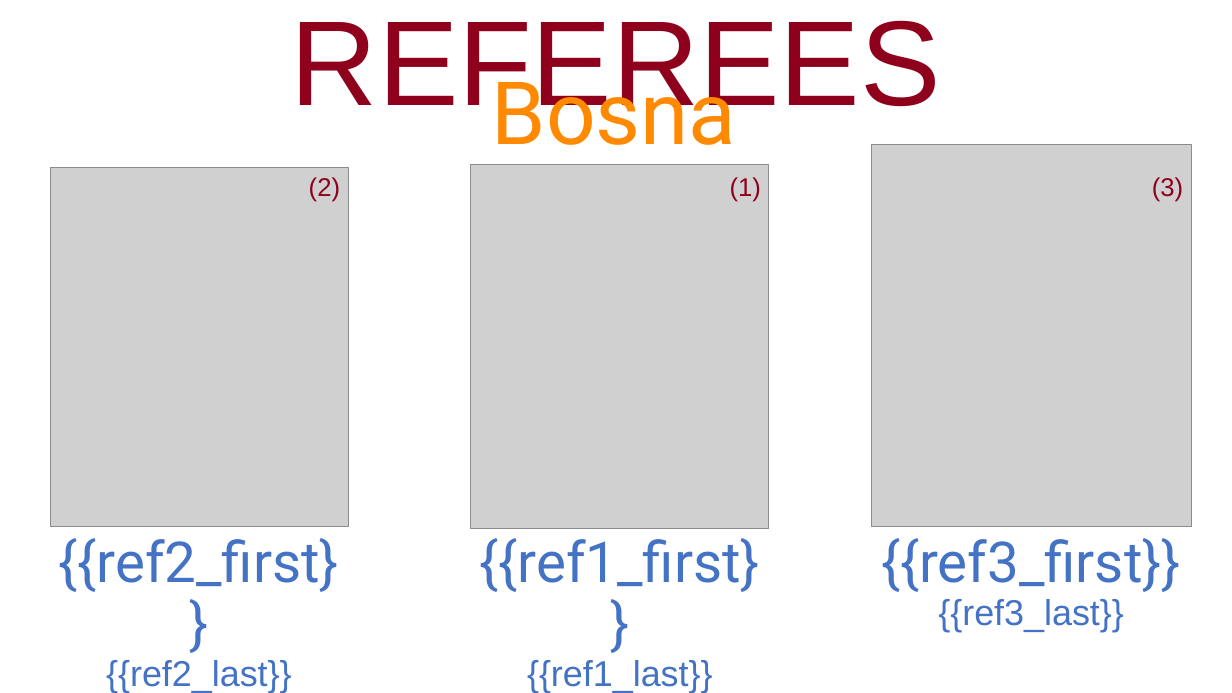
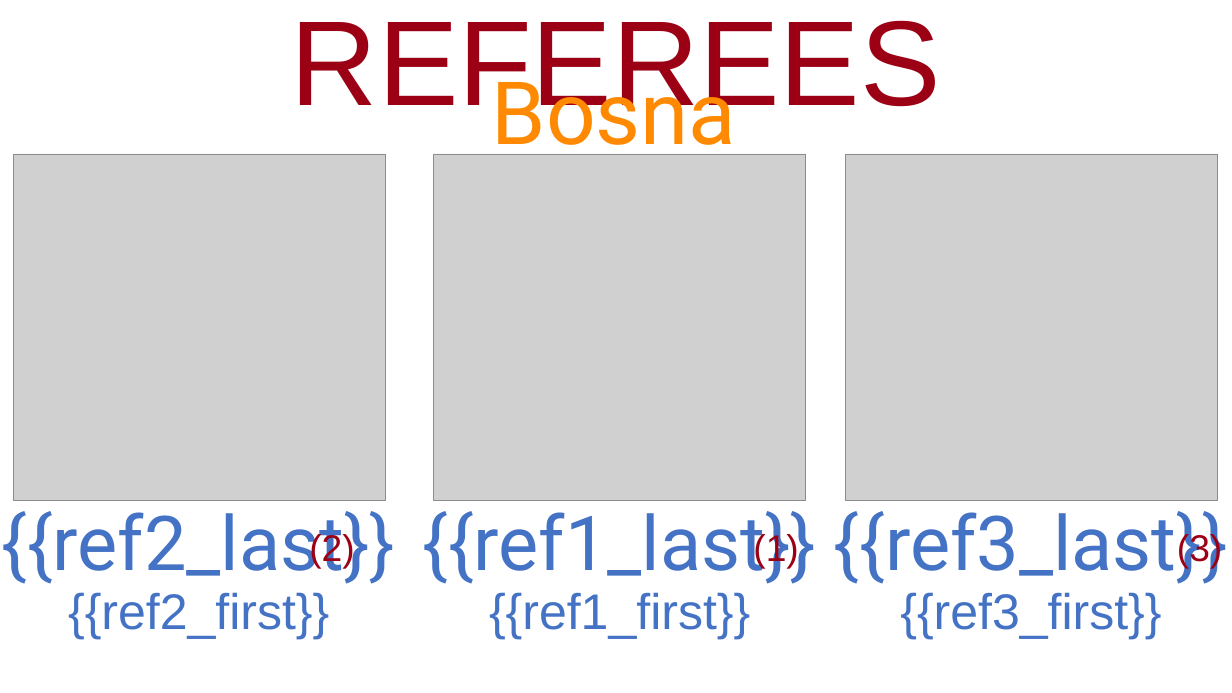
Before and after one commit to martinig94/bc-roma-scouting, a slide deck: slide 7 of template.pptx. Drawn at 1232x693 pixels with LibreOffice and Linux fonts; fonts in the diff are those of the drawing; grey boxes stand for pictures; background and template pictures are left out. Boxes give left, top, right and bottom in pixels: in the first picture for what was removed or moved away, otherwise in the second. Text is boxed around its words. In the diff, an @@ line names an element or a change of style, - is before the commit and + after.

```diff
--- a/template.pptx
+++ b/template.pptx
@@ picture: place and size @@
-picture at [51, 167, 348, 527]
+picture at [13, 154, 385, 501]
@@ picture: place and size @@
-picture at [471, 165, 769, 529]
+picture at [433, 154, 806, 501]
@@ picture: place and size @@
-picture at [872, 145, 1192, 527]
+picture at [846, 154, 1218, 501]
@@ text "{{ref2_last}}": place and size @@
-text "{{ref2_last}}" at [58, 538, 339, 693]
+text "{{ref2_last}}" at [2, 511, 396, 640]
@@ text "{{ref1_last}}": place and size @@
-text "{{ref1_last}}" at [479, 538, 760, 693]
+text "{{ref1_last}}" at [423, 511, 817, 640]
@@ text "{{ref3_last}}": place and size @@
-text "{{ref3_last}}" at [881, 538, 1181, 632]
+text "{{ref3_last}}" at [834, 511, 1228, 640]
@@ text at [2, 511, 396, 584]: paragraph added @@
+{{ref2_last}}
@@ text "(2)": place and size @@
-text "(2)" at [309, 177, 340, 202]
+text "(2)" at [309, 532, 354, 569]
@@ text at [423, 511, 817, 584]: paragraph added @@
+{{ref1_last}}
@@ text "(1)": place and size @@
-text "(1)" at [730, 177, 761, 202]
+text "(1)" at [753, 532, 798, 569]
@@ text at [834, 511, 1228, 584]: paragraph added @@
+{{ref3_last}}
@@ text "(3)": place and size @@
-text "(3)" at [1152, 177, 1183, 202]
+text "(3)" at [1177, 532, 1222, 569]
@@ size 20 to 29 pt, text colour #8E001C to #9C0014 in 3 elements at [753, 532, 798, 569], [309, 532, 354, 569], [1177, 532, 1222, 569] @@
@@ text at [68, 592, 329, 640]: size 44 to 39 pt, font Roboto to Arial in "{{ref2_first}}" @@
@@ text at [489, 592, 750, 640]: size 44 to 39 pt, font Roboto to Arial in "{{ref1_first}}" @@
@@ text at [900, 592, 1161, 640]: size 44 to 39 pt, font Roboto to Arial in "{{ref3_first}}" @@
@@ text at [938, 599, 1124, 632]: paragraph removed @@
-{{ref3_last}}
@@ text at [106, 660, 292, 693]: paragraph removed @@
-{{ref2_last}}
@@ text at [527, 660, 713, 693]: paragraph removed @@
-{{ref1_last}}
```
Also in this commit, not shown: 5 other slides changed, 1 other file.
